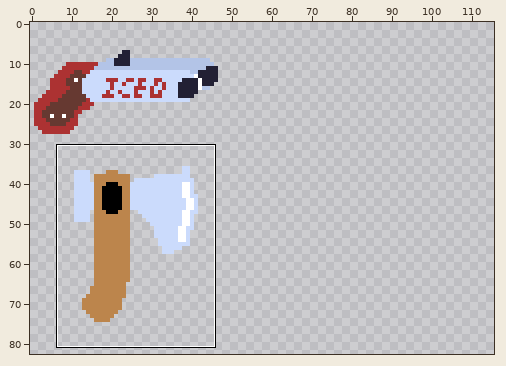
One commit to this pixel-art file: Resources/Weapons.ase. Above, an overview of the earlier version with the close-up marked.
Close-up. As it was:
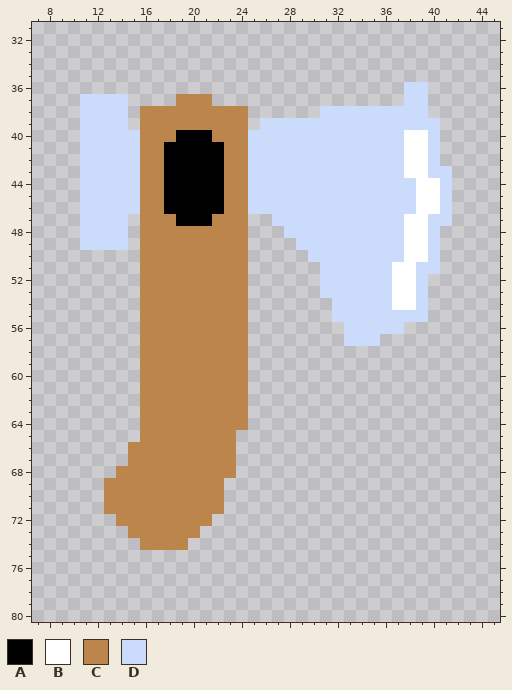
120x120 pixels, 1 frame. Shown: x 7..45, y 31..80. The wide view leaves out empty margins. The commit also changed other parts of the picture, which this record leaves out.
Visible layers, top first: "Axe/Handle", "Axe/Head", "Shotgun/Label", "Shotgun/Sight", "Shotgun/Front cannon", "Shotgun/Rear cannon", "Shotgun/Stock".
Palette (. is transparent): A #000000  B #ffffff  C #bc854c  D #cbdbfc
Pixels before, first column x 11:
36 ...........................DD..
37 DDDD....CCC................DD..
38 DDDD.CCCCCCCCC......DDDDDDDDD..
39 DDDD.CCCCCCCCC.DDDDDDDDDDDDDDD.
40 DDDDDCCCAAACCCDDDDDDDDDDDDDBBD.
41 DDDDDCCAAAAACCDDDDDDDDDDDDDBBD.
42 DDDDDCCAAAAACCDDDDDDDDDDDDDBBD.
43 DDDDDCCAAAAACCDDDDDDDDDDDDDBBDD
44 DDDDDCCAAAAACCDDDDDDDDDDDDDDBBD
45 DDDDDCCAAAAACCDDDDDDDDDDDDDDBBD
46 DDDDDCCAAAAACCDDDDDDDDDDDDDDBBD
47 DDDD.CCCAAACCC..DDDDDDDDDDDBBDD
48 DDDD.CCCCCCCCC...DDDDDDDDDDBBD.
49 DDDD.CCCCCCCCC....DDDDDDDDDBBD.
50 .....CCCCCCCCC.....DDDDDDDDBBD.
51 .....CCCCCCCCC......DDDDDDBBDD.
52 .....CCCCCCCCC......DDDDDDBBD..
53 .....CCCCCCCCC......DDDDDDBBD..
54 .....CCCCCCCCC.......DDDDDBBD..
55 .....CCCCCCCCC.......DDDDDDDD..
56 .....CCCCCCCCC........DDDDD....
57 .....CCCCCCCCC........DDD......
58 .....CCCCCCCCC.................
59 .....CCCCCCCCC.................
60 .....CCCCCCCCC.................
61 .....CCCCCCCCC.................
62 .....CCCCCCCCC.................
63 .....CCCCCCCCC.................
64 .....CCCCCCCCC.................
65 .....CCCCCCCC..................
66 ....CCCCCCCCC..................
67 ....CCCCCCCCC..................
68 ...CCCCCCCCCC..................
69 ..CCCCCCCCCC...................
70 ..CCCCCCCCCC...................
71 ..CCCCCCCCCC...................
72 ...CCCCCCCC....................
73 ....CCCCCC.....................
74 .....CCCC......................
After:
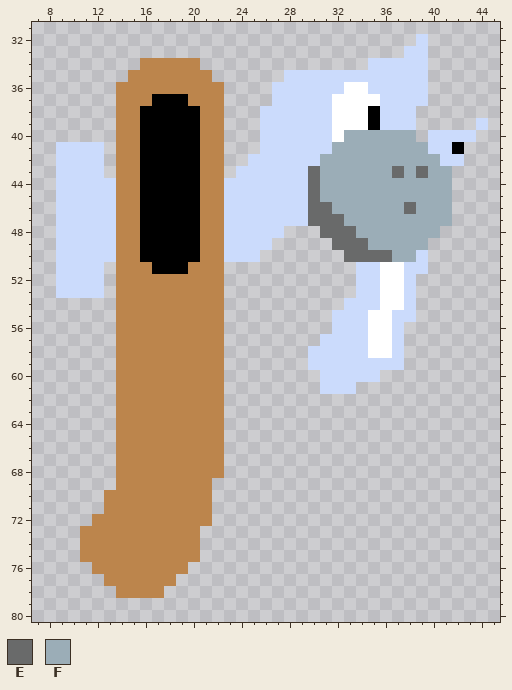
Colours new in this view: E #696a6a  F #9badb7
Changes in this commit:
layer "Axe/Eyes" added
layer "Axe/Nose" added
layer "Axe/Cheeks" added
Changed rows in their new state; - is an unchanged pixel.
first column x 9:
32 ------------------------------D-----
33 -----------------------------DD-----
34 -------CCCCC--------------DDDDD-----
35 ------CCCCCCC------DDDDDDDDDDDD-----
36 -----CCCCCCCCC----DDDDDDBBDDD-------
37 --...CCCAAA--C----DDDDDBBBBDD-------
38 --...CCAAAAA--..-DDDDD-BBBA---.-----
39 --...CCAAAAA--..-------BBBA---..---D
40 --...CCAAA--C-...------BFFFFFF.-DDD-
41 DD--.CCAA---CC...------FFFFFFFF-DA--
42 DD--.CCAA---CC..------FFFFFFFFFFDD--
43 DD--.CCAA---CC.D-----EFFFFFFEFEFF---
44 DD---CCAA---CCDD-----EFFFFFFFFFFF---
45 DD---CCAA---CCDD-----EFFFFFFFFFFF---
46 DD---CCAA---CCDD-----EEFFFFFFEFFF---
47 DD---CCAAA--C-DDDD---EEEFFFFFFFFF---
48 DD---CCAAAAA--DDDDD...EEEFFFFFFF----
49 DD---CCAAAAA--DDDD--...EEEFFFFF.----
50 DDDDDCCAAAAA--DDD----...EEEEFFD.----
51 DDDD-CC-AAA---..------...--B-D-.----
52 DDDD-CC-------..------...--B-D.-----
53 DDDD-CC-------..------...--B-D.-----
54 -----CC-------..-------.---B-D.-----
55 -----CC-------..----------BB--.-----
56 -----CC-------..-------D--BB--------
57 -----CC-------..------DD--BBD-------
58 -----CC-------..-----DDDDDBBD-------
59 -----CC-------..-----DDDDDDDD-------
60 -----CC-------..------DDDDD---------
61 -----CC-------..------DDD-----------
62 -----CC-------..--------------------
63 -----CC-------..--------------------
64 -----CC-------..--------------------
65 -----CC-------.---------------------
66 -----C--------.---------------------
67 -----C--------.---------------------
68 --------------.---------------------
69 ----.--------.----------------------
70 -------------.----------------------
71 -------------.----------------------
72 ---CC-------------------------------
73 --CCCC------------------------------
74 --CCCCC----C------------------------
75 --CCCCCCCCCC------------------------
76 ---CCCCCCCC-------------------------
77 ----CCCCCC--------------------------
78 -----CCCC---------------------------
Boxes around the changes in both close-ups, in picture pixels (x1, y1, x2, y2):
changed: (56, 34, 488, 598)
